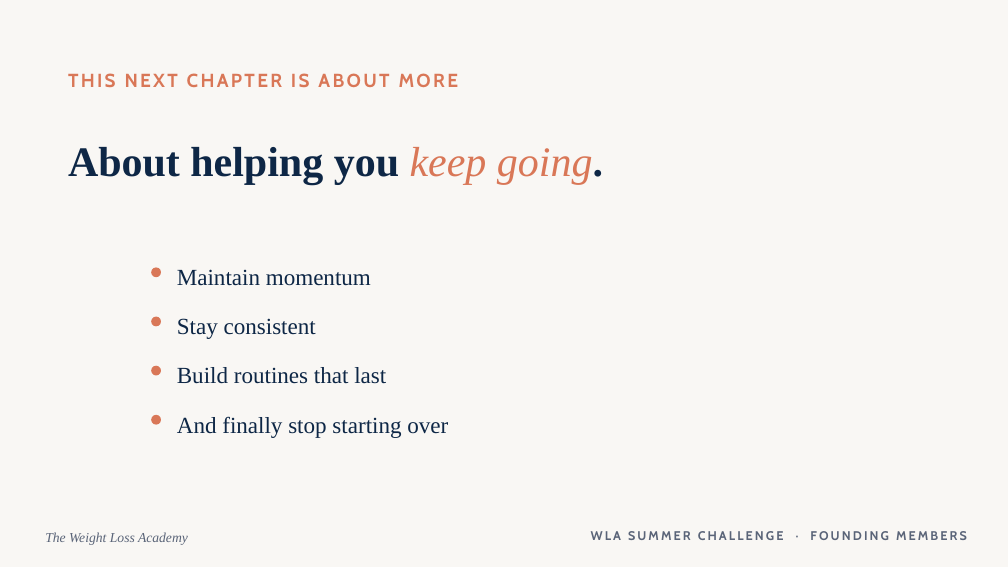
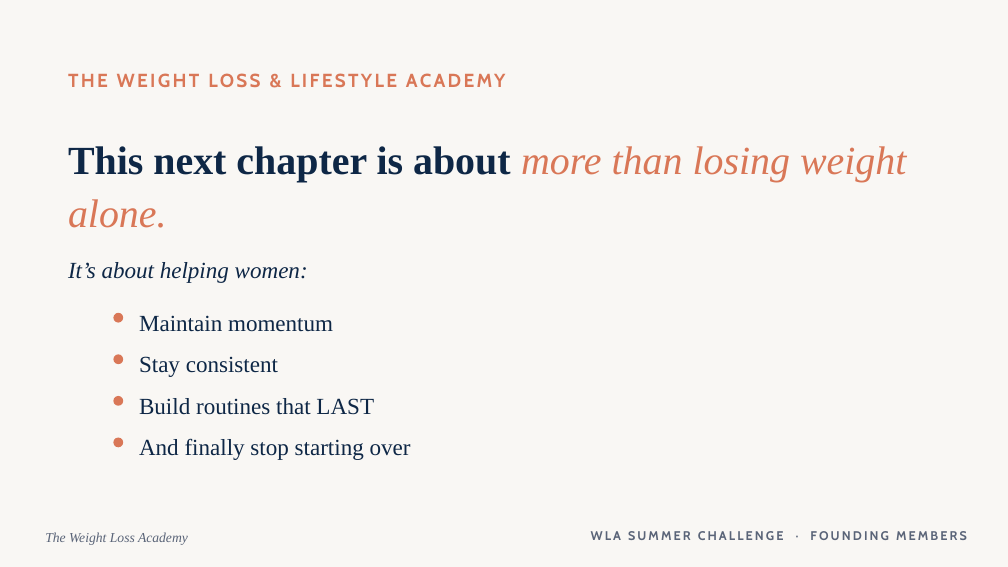
Before and after one commit to WeAreWLA/21-day-reset, a slide deck: slide 11 of wla-founding-members-launch.pptx (slide 18 before the commit). Drawn at 1008x567 pixels with LibreOffice and Linux fonts; fonts in the diff are those of the drawing. Boxes give left, top, right and bottom in pixels: in the first picture for what was removed or moved away, otherwise in the second. Text is boxed around its words. In the diff, an @@ line names an element or a change of style, - is before the commit and + after.

```diff
--- a/wla-founding-members-launch.pptx
+++ b/wla-founding-members-launch.pptx
@@ text added at box(68, 64, 938, 106), 18 pt, text #D97757, bold @@
+THE WEIGHT LOSS & LIFESTYLE ACADEMY
@@ text at box(68, 146, 906, 228): text changed; size 18 to 38 pt; font Cabin to Times New Roman; bold off; italic on @@
-THIS NEXT CHAPTER IS ABOUT MORE
+This next chapter is about more than losing weight alone.
@@ text at box(68, 262, 308, 283): text changed; size 40 to 22 pt; bold off; italic on @@
-About helping you keep going.
+It’s about helping women:
@@ ellipse: place and size @@
-ellipse at box(151, 317, 161, 327)
+ellipse at box(113, 313, 123, 323)
@@ text "Maintain momentum": place and size @@
-text "Maintain momentum" at box(177, 269, 371, 286)
+text "Maintain momentum" at box(139, 315, 333, 332)
@@ ellipse: place and size @@
-ellipse at box(151, 366, 161, 376)
+ellipse at box(113, 355, 123, 364)
@@ text "Stay consistent": place and size @@
-text "Stay consistent" at box(177, 318, 316, 339)
+text "Stay consistent" at box(139, 356, 278, 377)
@@ ellipse: place and size @@
-ellipse at box(151, 415, 161, 425)
+ellipse at box(113, 396, 123, 406)
@@ text at box(139, 398, 374, 415): text changed @@
-Build routines that last
+Build routines that LAST
@@ ellipse: place and size @@
-ellipse at box(151, 268, 161, 278)
+ellipse at box(113, 438, 123, 448)
@@ text "And finally stop starting over": place and size @@
-text "And finally stop starting over" at box(177, 416, 448, 438)
+text "And finally stop starting over" at box(139, 438, 411, 460)
```
Also in this commit, not shown: 9 other slides changed, 12 slides added, 17 slides removed, 1 other file.
